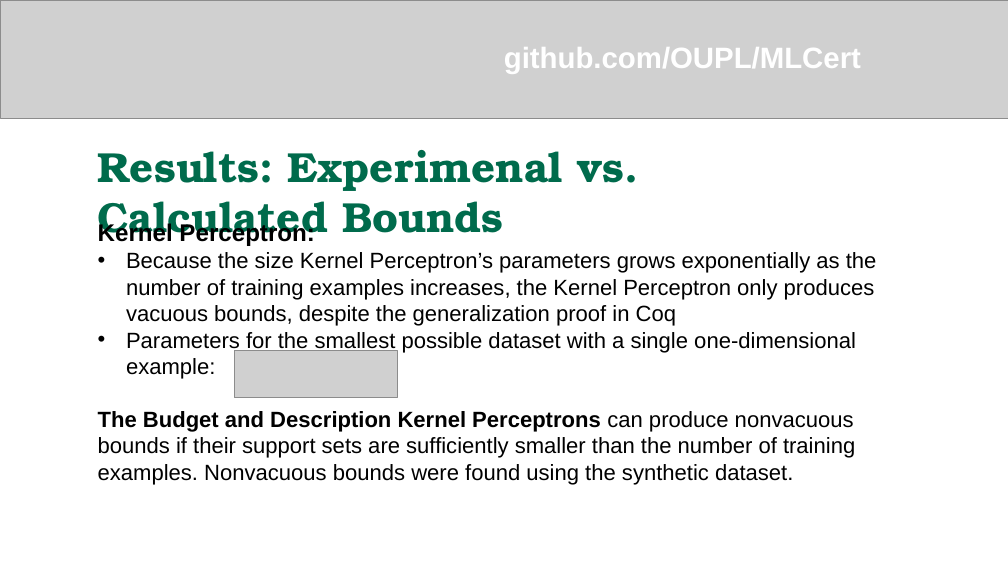
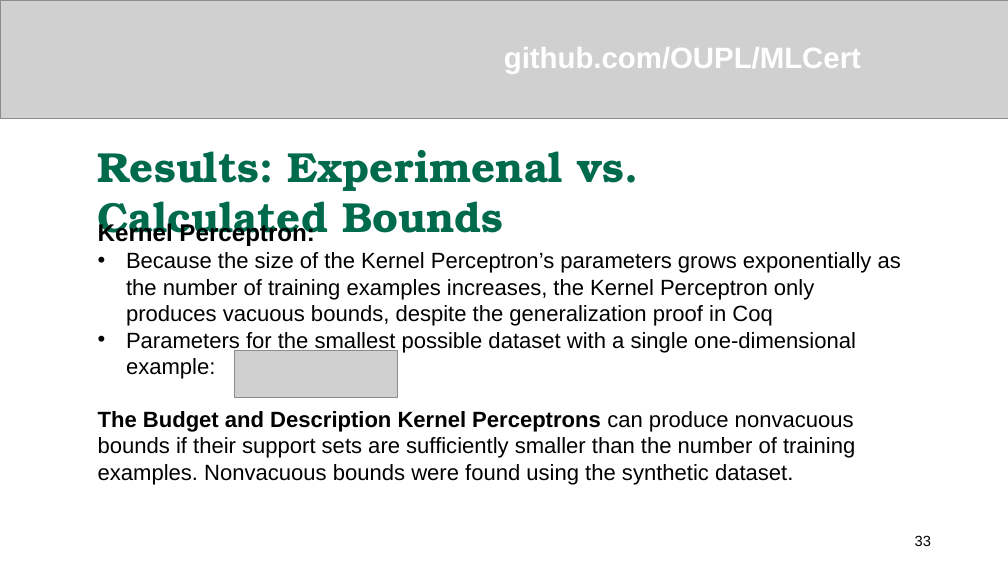
Before and after one commit to robinjanette/kpthesis, a slide deck: slide 33 of DefenseSlides.pptx (slide 30 before the commit). Drawn at 1008x567 pixels with LibreOffice and Linux fonts; fonts in the diff are those of the drawing; grey boxes stand for pictures. Boxes give left, top, right and bottom in pixels: in the first picture for what was removed or moved away, otherwise in the second. Text is boxed around its words. In the diff, an @@ line names an element or a change of style, - is before the commit and + after.

```diff
--- a/DefenseSlides.pptx
+++ b/DefenseSlides.pptx
@@ text at <box>126,252,901,326</box>: text changed @@
-• Because the size Kernel Perceptron’s parameters grows exponentially as the number of training examples increases, the Kernel Perceptron only produces vacuous bounds, despite the generalization proof in Coq
+• Because the size of the Kernel Perceptron’s parameters grows exponentially as the number of training examples increases, the Kernel Perceptron only produces vacuous bounds, despite the generalization proof in Coq
@@ page number added at <box>915,535,931,546</box>, 14 pt, text #000000 @@
+33
```
Also in this commit, not shown: 36 other slides changed, 3 slides added.
